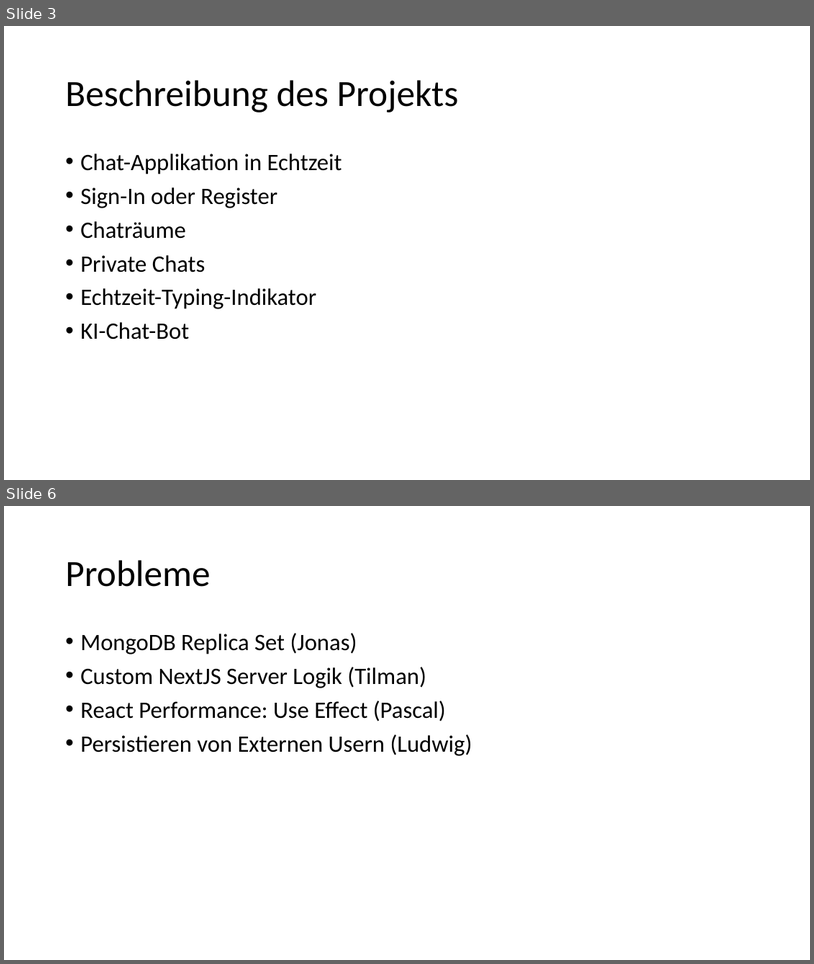
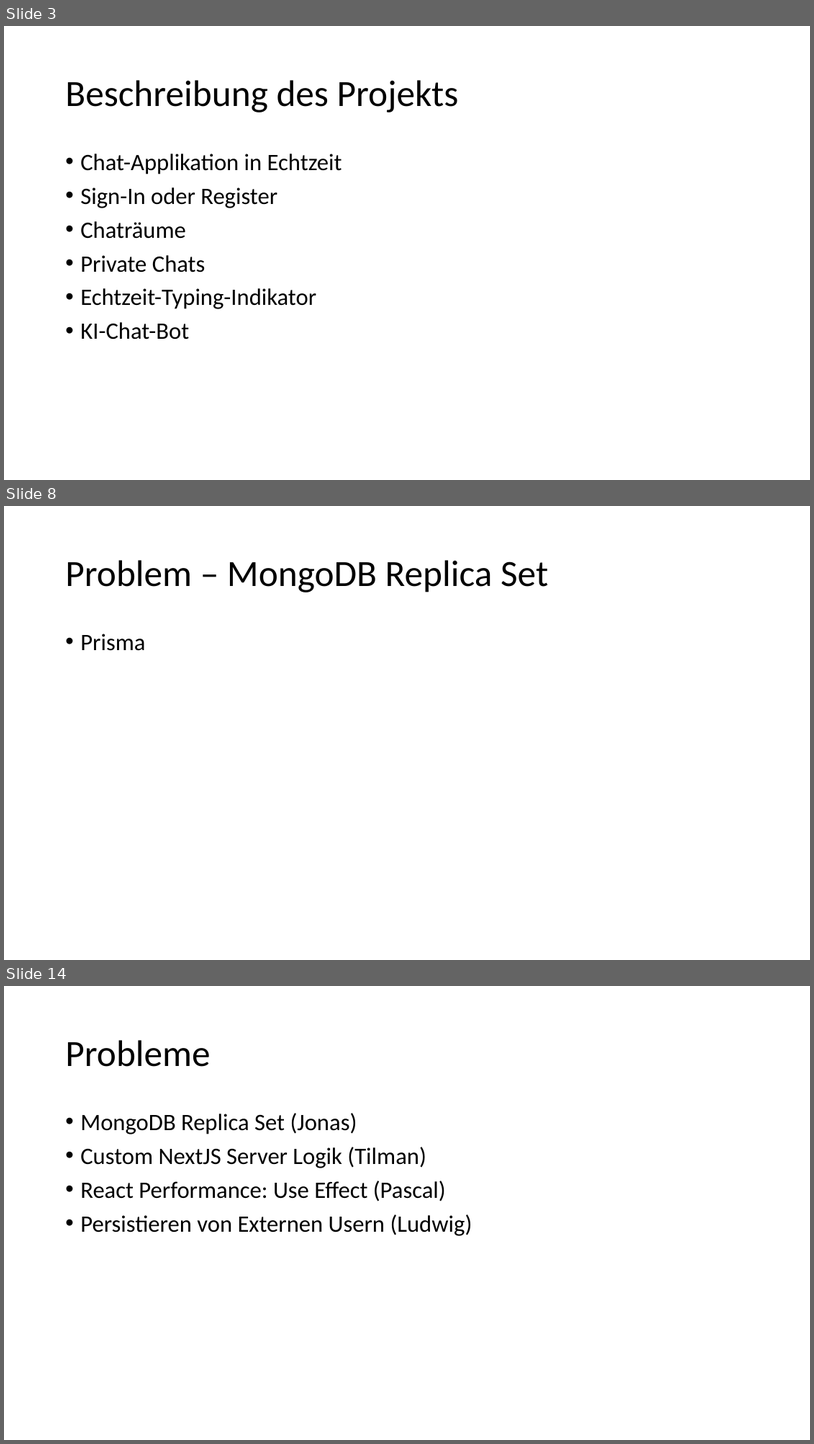
Before and after one commit to RocordJavaScript2023/realtime, a slide deck: presentation/realtime.pptx. Shown one above the other, each under a label of ours: slides 3 and 6 before the commit, slides 3, 8 and 14 after it; the slides between them are not shown. The pictures are 814x964 and 814x1444 pixels, drawn with LibreOffice and Linux fonts; fonts in the diff are those of the drawing. Boxes give left, top, right and bottom in pixels: in the first picture for what was removed or moved away, otherwise in the second. Text is boxed around its words. In the diff, an @@ line names an element or a change of style, - is before the commit and + after.

```diff
--- a/presentation/realtime.pptx
+++ b/presentation/realtime.pptx
@@ slide 8 added at [4, 506, 810, 960], background #FFFFFF @@
@@ title added at [65, 560, 548, 592], 44 pt, text #000000 @@
+Problem – MongoDB Replica Set
@@ text added at [80, 633, 145, 651], 28 pt, text #000000 @@
+• Prisma
@@ what was slide 6 is now slide 14 @@
```
Also in this commit, not shown: 2 slides changed, 7 other slides added.
